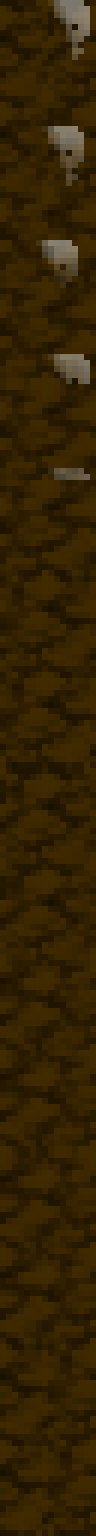
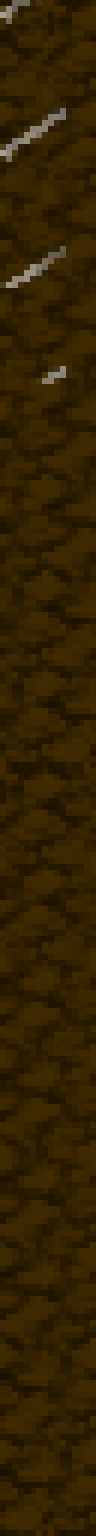
Layers edited between the first and the second 96 x 1536 image:
added group "bones arms" with 4 layers above "bones head" over [0, 0, 72, 384]
added layer "Copie de Copie de Copie de bones_side.png" in group "bones arms" over [36, 366, 72, 384]
added layer "Copie de Copie de bones_side.png" in group "bones arms" over [0, 246, 72, 288]
added layer "Copie de bones_side.png" in group "bones arms" over [0, 108, 72, 162]
added layer "bones_side.png" in group "bones arms" over [0, 0, 42, 24]
moved "Copie de Copie de Copie de Copie de bones_front.png" into group "bones head" over [48, 468, 90, 480]
moved "Copie de Copie de Copie de bones_front.png" into group "bones head" over [48, 354, 90, 384]
moved "Copie de Copie de bones_front.png" into group "bones head" over [36, 240, 78, 288]
moved "Copie de bones_front.png" into group "bones head" over [42, 126, 84, 186]
moved "bones_front.png" into group "bones head" over [48, 0, 90, 60]
